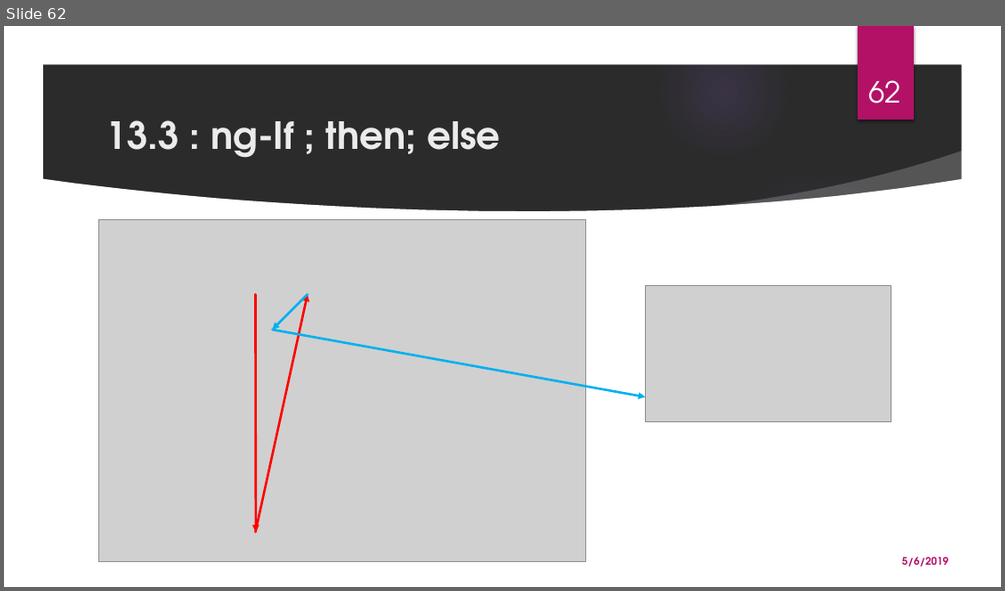
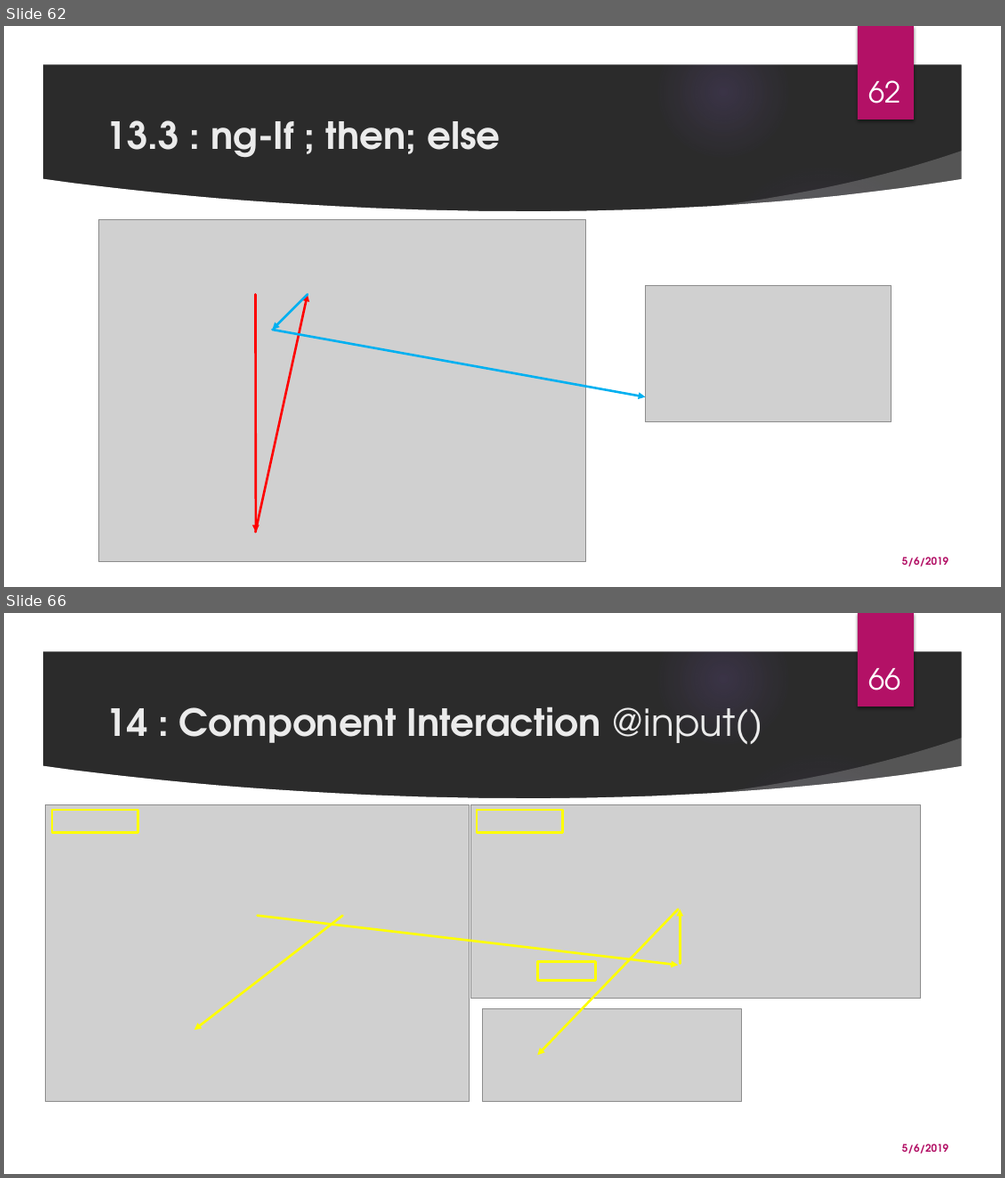
Before and after one commit to monicka2479/AngularSession, a slide deck: Angular Presentation.pptx. Shown one above the other, each under a label of ours: slide 62 before the commit, slides 62 and 66 after it; the slides between them are not shown. The pictures are 1005x591 and 1005x1178 pixels, drawn with LibreOffice and Linux fonts; fonts in the diff are those of the drawing; grey boxes stand for pictures; background and template pictures are left out; a plain dark background stands for a picture behind light text. Boxes give left, top, right and bottom in pixels: in the first picture for what was removed or moved away, otherwise in the second. Text is boxed around its words. In the diff, an @@ line names an element or a change of style, - is before the commit and + after.

Commit message:
Added Component interaction

```diff
--- a/Angular Presentation.pptx
+++ b/Angular Presentation.pptx
@@ slide 66 added at (4, 613, 1001, 1174), background picture (left out); not listed: 9 template elements that a slide beside it also shows @@
@@ page number added at (868, 668, 900, 690), 28 pt, text #FFFFFF @@
+66
@@ title added at (105, 706, 762, 744), 36 pt, text #EBEBEB, bold @@
+14 : Component Interaction @input()
@@ picture added at (46, 805, 469, 1102) @@
@@ rectangle added at (52, 810, 138, 833), outline #FFFF00 2.25 pt @@
@@ picture added at (471, 805, 921, 998) @@
@@ rectangle added at (477, 810, 563, 833), outline #FFFF00 2.25 pt @@
@@ arrow added from (343, 915) to (194, 1030), #FFFF00 2.25 pt @@
@@ arrow added from (258, 915) to (678, 965), #FFFF00 2.25 pt @@
@@ arrow added from (678, 909) to (537, 1055), #FFFF00 2.25 pt @@
@@ arrow added from (680, 963) to (680, 909), #FFFF00 2.25 pt @@
@@ rectangle added at (537, 962, 595, 981), outline #FFFF00 2.25 pt @@
@@ picture added at (482, 1008, 741, 1102) @@
@@ text added at (902, 1143, 948, 1153), 10 pt, text #B31166, bold @@
+5/6/2019
```
Also in this commit, not shown: 3 other slides added.
